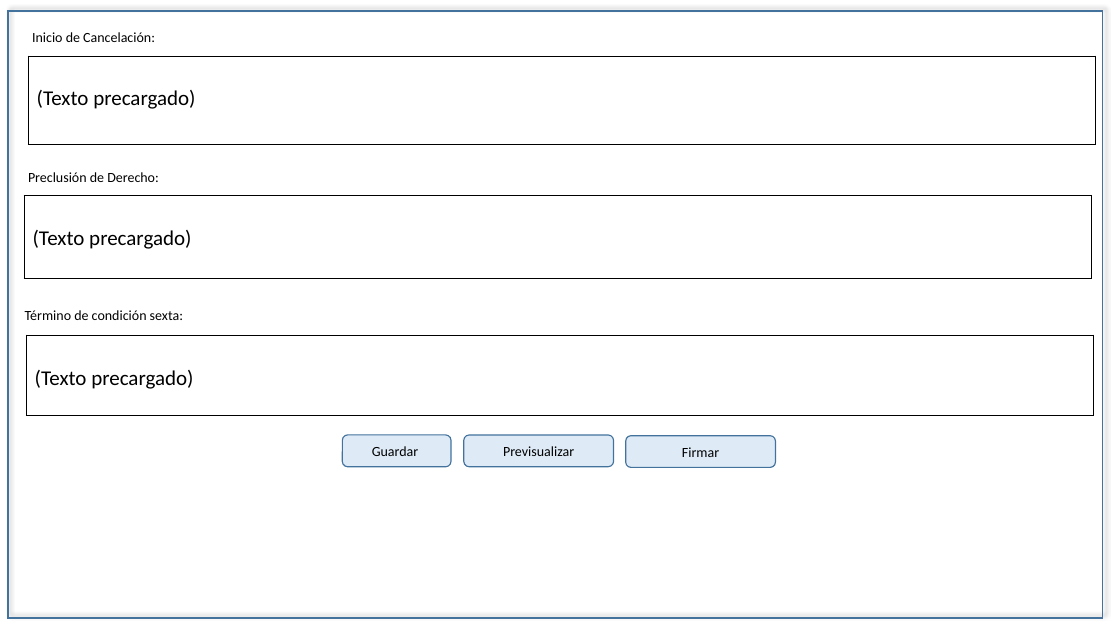
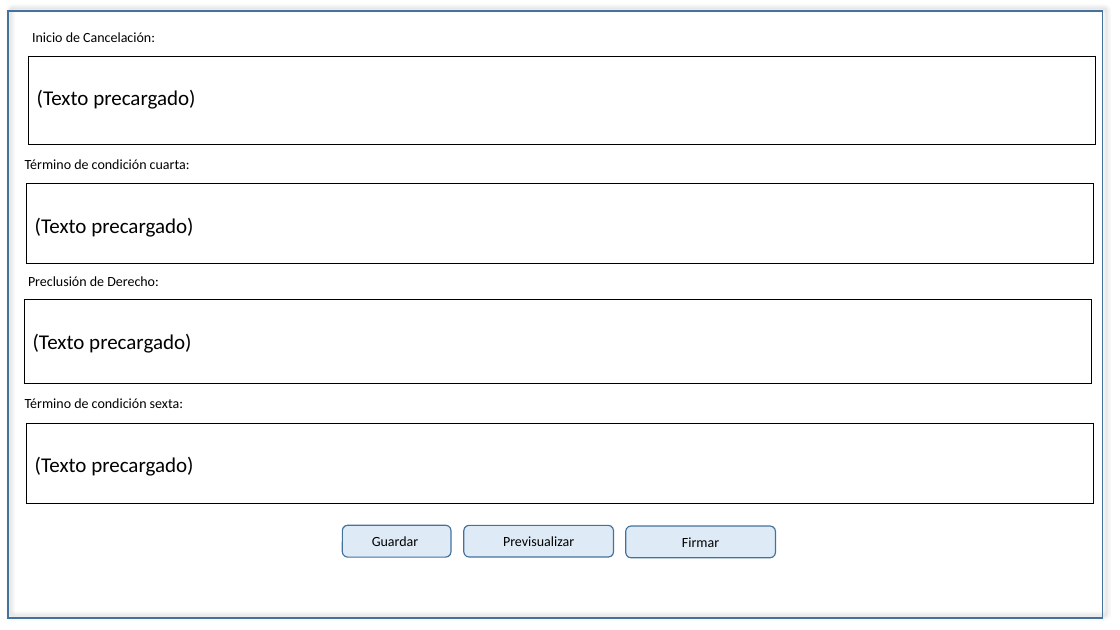
Before and after one commit to EDDIE83/Documentos, a slide deck: slide 6 of TAF 092019/Cancelación.pptx. Drawn at 1120x630 pixels with LibreOffice and Linux fonts; fonts in the diff are those of the drawing. Boxes give left, top, right and bottom in pixels: in the first picture for what was removed or moved away, otherwise in the second. Text is boxed around its words. In the diff, an @@ line names an element or a change of style, - is before the commit and + after.

```diff
--- a/TAF 092019/Cancelación.pptx
+++ b/TAF 092019/Cancelación.pptx
@@ text added at <box>25,159,190,169</box>, 12 pt, text #000000 @@
+Término de condición cuarta:
@@ table added at <box>26,184,1094,264</box>, 1 rows, 1 columns @@
+(Texto precargado)
@@ text "Preclusión de Derecho:": place and size @@
-text "Preclusión de Derecho:" at <box>28,172,159,182</box>
+text "Preclusión de Derecho:" at <box>28,276,159,286</box>
@@ table: place and size @@
-table at <box>24,196,1092,279</box>
+table at <box>24,300,1092,383</box>
@@ 3 rounded rectangles, 1 text, 1 table: place and size @@
-3 rounded rectangles, 1 text, 1 table at <box>25,310,1094,468</box>
+3 rounded rectangles, 1 text, 1 table at <box>25,398,1094,558</box>
```
Also in this commit, not shown: 14 other slides changed, 3 other files.
